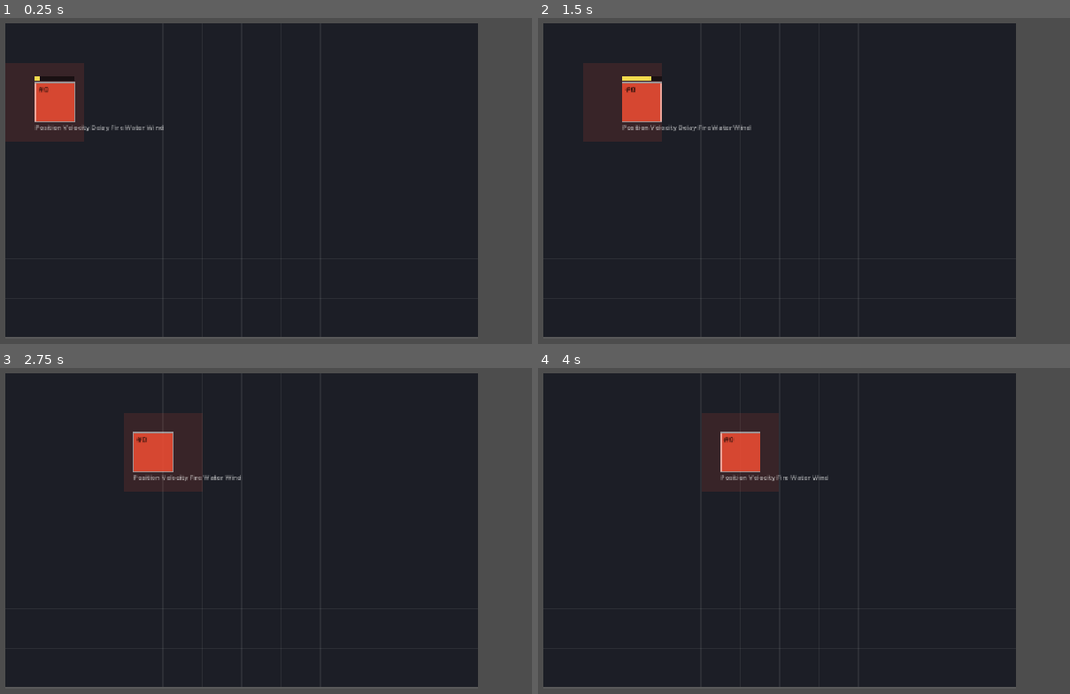
Above: before the commit, frames 1-4 (two rows, left to right).
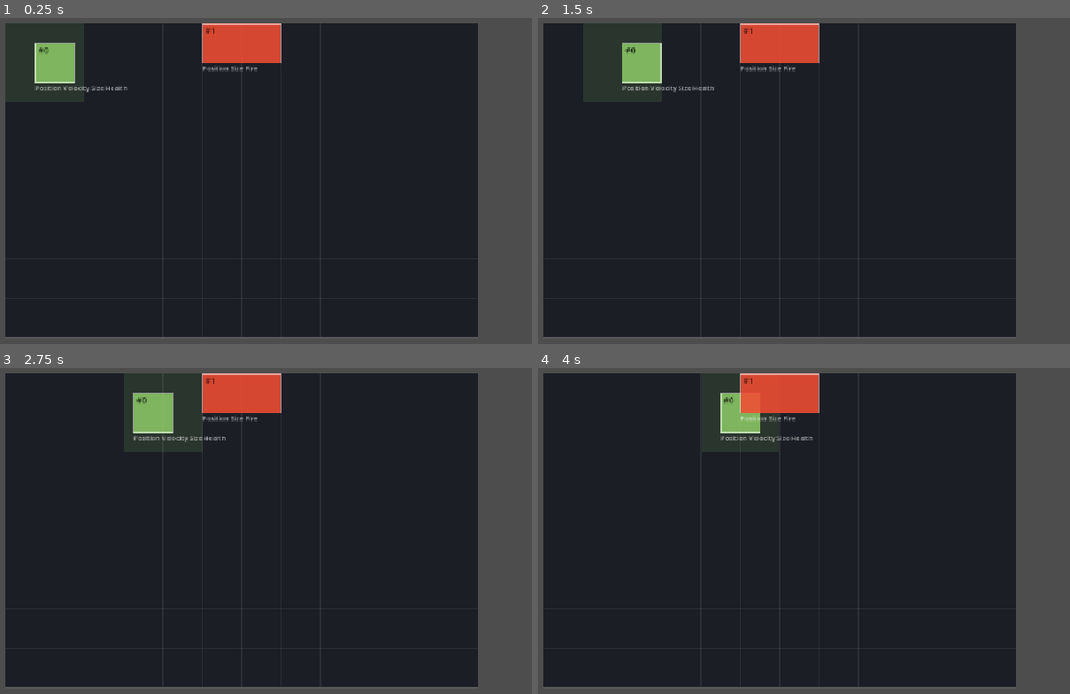
Above: after the commit, the same moments.

Repository: Ahingg/amalgaform
Game: Godot game, scene res://view/main.tscn
Two runs of this game, one before a commit and one after it. Both use one fixed random seed, a clock stepped at 60 frames per second and the inputs below.
Inputs:
- Up to frame 1 (0.25 s): no input
- Up to frame 2 (1.5 s): no input
- Up to frame 3 (2.75 s): no input
- Up to frame 4 (4 s): no input

The runs differ from the first frame. In frame 1, 5.3% of the frame differs, in the area x 0-53%, y 1-38%; in frame 2, 5.3%; in frame 3, 5.3%; in frame 4, 5.0%.

Commit message:
Blok B: kontak api lewat overlap AABB
- sim/helper/helper.gd: overlap dua kotak, geometri murni tanpa konsep game
- sim/systems/fire_contact_system.gd: entity ber-Fire yang beririsan dengan
  entity ber-Health menempelkan komponen Burn
- Size + Health masuk ke Comp dan Make

Aturan yang mulai dipegang: apa pun yang dibaca sebuah system harus ikut
masuk ke query-nya. Query itulah cara mengeceknya, karena get_component_value
sengaja menganggap pemanggil sudah memastikan komponennya ada.

Co-Authored-By: Claude Opus 5 <noreply@anthropic.com>
Claude-Session: https://claude.ai/code/session_01LPc8W22Zk5G2ppB9vrTEnU

Diff:
--- a/challenge-6/sim/comp.gd
+++ b/challenge-6/sim/comp.gd
@@ -7,3 +7,7 @@
 const DELAY := "Delay"
 const POSITION := "Position"
 const VELOCITY := "Velocity"
+const SIZE := "Size"
+const HEALTH := "Health"
+
+const BURN := "Burn"
--- a/challenge-6/sim/components/make.gd
+++ b/challenge-6/sim/components/make.gd
@@ -5,12 +5,23 @@
 static func delay(duration: float) -> Dictionary:
 	return {"elapsed": 0.0, "duration": duration}
 
+static func invulnerability(duration: float) -> Dictionary:
+	return {"elapsed": 0.0, "duration": duration}
+
 static func fire(damage: float) -> Dictionary:
-	return {"triggered": 0,"damage": damage}
+	return {"damage": damage}
 
+static func burn(damage: float) -> Dictionary:
+	return {"damage": damage}
 
 static func position(x: float, y: float) -> Dictionary:
 	return {"x": x, "y": y}
 
 static func velocity(speed_x: float, speed_y: float) -> Dictionary:
 	return {"x": speed_x, "y": speed_y}
+
+static func size(width: float, height: float) -> Dictionary:
+	return {"w": width, "h": height}
+
+static func health(amount: int) -> Dictionary:
+	return {"current": amount, "max": amount};
--- /dev/null
+++ b/challenge-6/sim/helper/helper.gd
@@ -0,0 +1,5 @@
+class_name Helper
+extends RefCounted
+
+static func overlap(pos_a: Dictionary, size_a: Dictionary, pos_b: Dictionary, size_b: Dictionary) -> bool:
+	return pos_a["x"] < pos_b["x"] + size_b["w"] and pos_b["x"] < pos_a["x"] + size_a["w"] and pos_a["y"] < pos_b["y"] + size_b["h"] and pos_b["y"] < pos_a["y"] + size_a["h"]
--- /dev/null
+++ b/challenge-6/sim/systems/burn_system.gd
@@ -0,0 +1,5 @@
+class_name BurnSystem
+extends RefCounted
+
+static func process(world: World, delta: float) -> void:
+	pass
--- /dev/null
+++ b/challenge-6/sim/systems/fire_contact_system.gd
@@ -0,0 +1,18 @@
+class_name FireContactSystem
+extends RefCounted
+
+static func process(world: World, delta: float) -> void:
+	var fires := world.get_entities_with_comp([Comp.FIRE, Comp.SIZE, Comp.POSITION])
+	var targets := world.get_entities_with_comp([Comp.HEALTH, Comp.SIZE, Comp.POSITION])
+
+	for target in targets:
+		var target_pos := world.get_component_value(Comp.POSITION, target)
+		var target_size := world.get_component_value(Comp.SIZE, target)
+
+		for fire in fires:
+			var fire_pos := world.get_component_value(Comp.POSITION, fire)
+			var fire_size := world.get_component_value(Comp.SIZE, fire)
+			var fire_comp := world.get_component_value(Comp.FIRE, fire)
+
+			if Helper.overlap(target_pos, target_size, fire_pos, fire_size):
+				world.attach_component(Comp.BURN, target, Make.burn(fire_comp["damage"]))
--- /dev/null
+++ b/challenge-6/sim/systems/invulnerability_system.gd
@@ -0,0 +1,5 @@
+class_name InvulnerabilitySystem
+extends RefCounted
+
+
+static func process(world: World, delta: float) -> void:
--- a/challenge-6/sim/systems/sys_manager.gd
+++ b/challenge-6/sim/systems/sys_manager.gd
@@ -4,3 +4,4 @@
 static func process(world: World, delta: float) -> void:
 	DelaySystem.process(world, delta)
 	MoveSystem.process(world, delta)
+	BurnSystem.process(world, delta)
--- a/challenge-6/view/main.gd
+++ b/challenge-6/view/main.gd
@@ -9,19 +9,19 @@
 	var e2 = world.add_entity()
 	var e3 = world.add_entity()
 
-	world.attach_component(Comp.FIRE, e1, Make.fire(10.0));
-	world.attach_component(Comp.WATER, e1)
-	world.attach_component(Comp.WIND, e1)
+	#world.attach_component(Comp.DELAY, e1, Make.delay(2.0))
+	world.attach_component(Comp.POSITION, e1, Make.position(0.5, 0.5))
+	world.attach_component(Comp.VELOCITY, e1, Make.velocity(1.0, 0))
+	world.attach_component(Comp.SIZE, e1, Make.size(1.0, 1.0))
+	world.attach_component(Comp.HEALTH, e1, Make.health(100))
 
-	world.attach_component(Comp.FIRE, e2, Make.fire(20.0))
-	world.attach_component(Comp.WIND, e2)
+	world.attach_component(Comp.POSITION, e2, Make.position(5.0, 0))
+	world.attach_component(Comp.SIZE, e2, Make.size(2, 1))
+	world.attach_component(Comp.FIRE, e2, Make.fire(10.0))
 
 	world.attach_component(Comp.WIND, e3)
 	world.attach_component(Comp.WATER, e3)
 
-	world.attach_component(Comp.DELAY, e1, Make.delay(2.0))
-	world.attach_component(Comp.POSITION, e1, Make.position(0.5, 1.5))
-	world.attach_component(Comp.VELOCITY, e1, Make.velocity(1.0, 0))
 
 	#var result: Dictionary =  world.get_component_value(Comp.FIRE, e1)
 	#for key in result:
Not shown, added: challenge-6/sim/helper/helper.gd.uid
Not shown, added: challenge-6/sim/systems/burn_system.gd.uid
Not shown, added: challenge-6/sim/systems/fire_contact_system.gd.uid
Not shown, added: challenge-6/sim/systems/invulnerability_system.gd.uid
